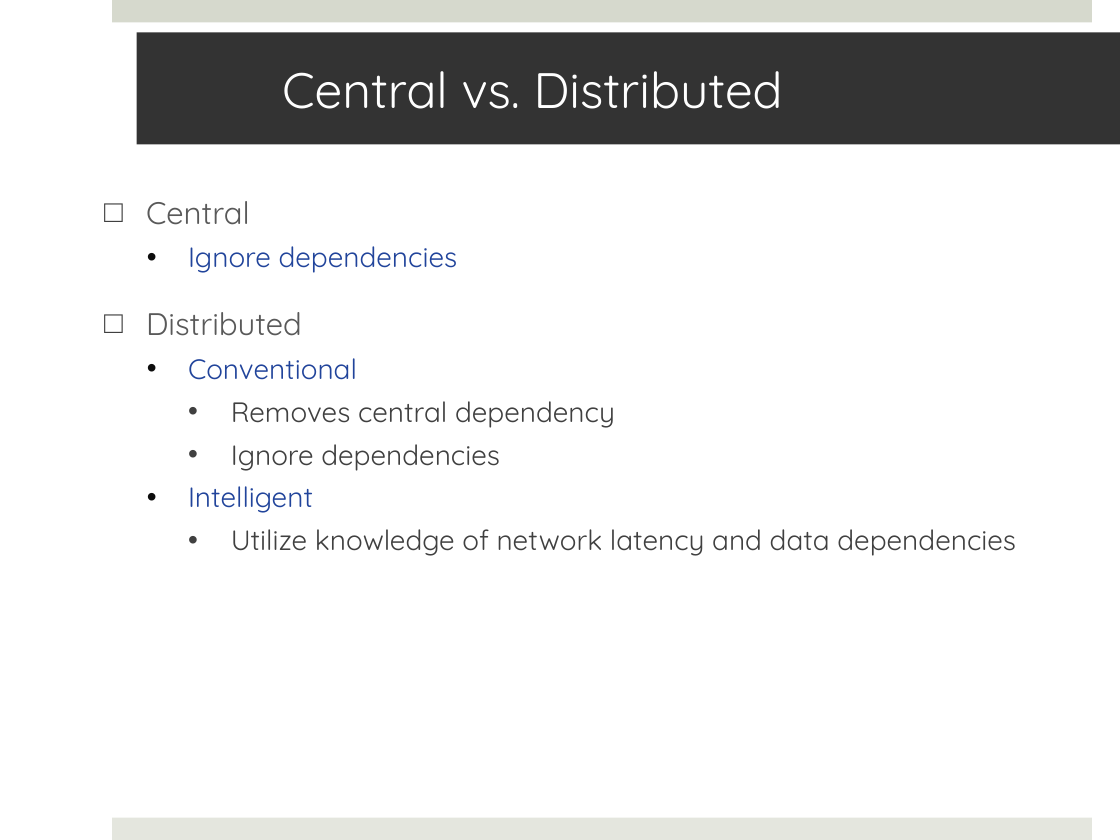
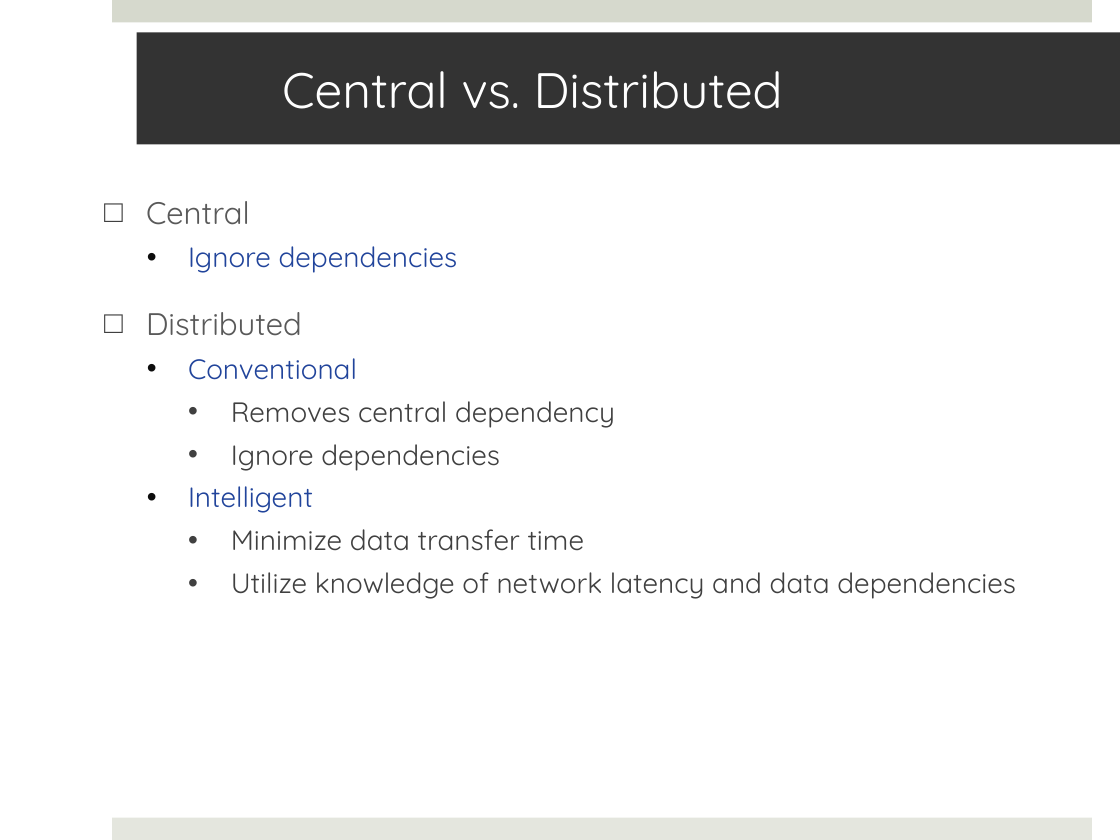
Before and after one commit to saga-project/saga-cpp-legacy-projects, a slide deck: slide 8 of papers/data_intensive/eScience09/RoyalSocietyPresentation.pptx. Drawn at 1120x840 pixels with LibreOffice and Linux fonts; fonts in the diff are those of the drawing; background and template pictures are left out. Boxes give left, top, right and bottom in pixels: in the first picture for what was removed or moved away, otherwise in the second. Text is boxed around its words. In the diff, an @@ line names an element or a change of style, - is before the commit and + after.

```diff
--- a/papers/data_intensive/eScience09/RoyalSocietyPresentation.pptx
+++ b/papers/data_intensive/eScience09/RoyalSocietyPresentation.pptx
@@ text at (x1=231, y1=529, x2=585, y2=551): paragraph added @@
+    • Minimize data transfer time
```
Also in this commit, not shown: 2 other slides changed.
